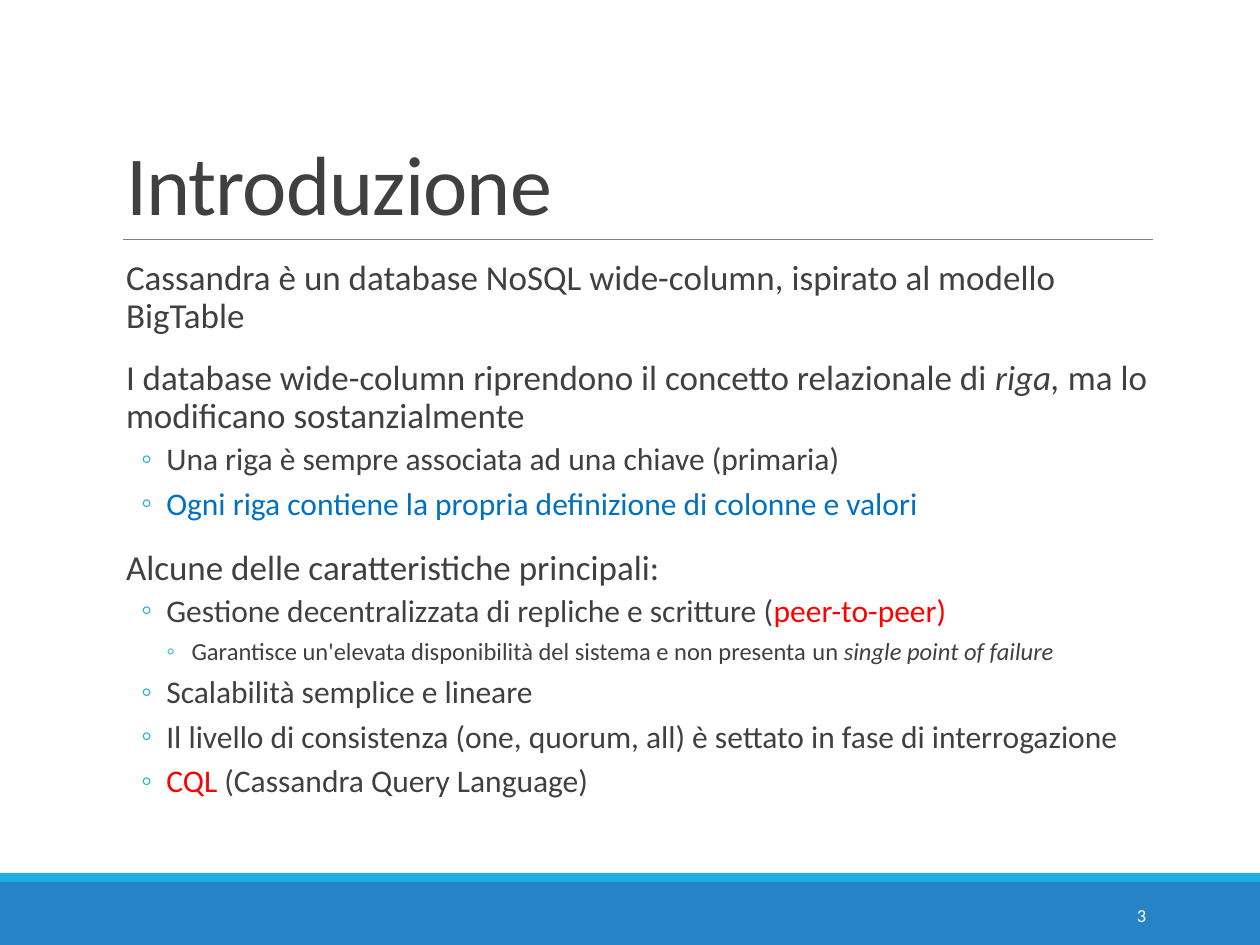
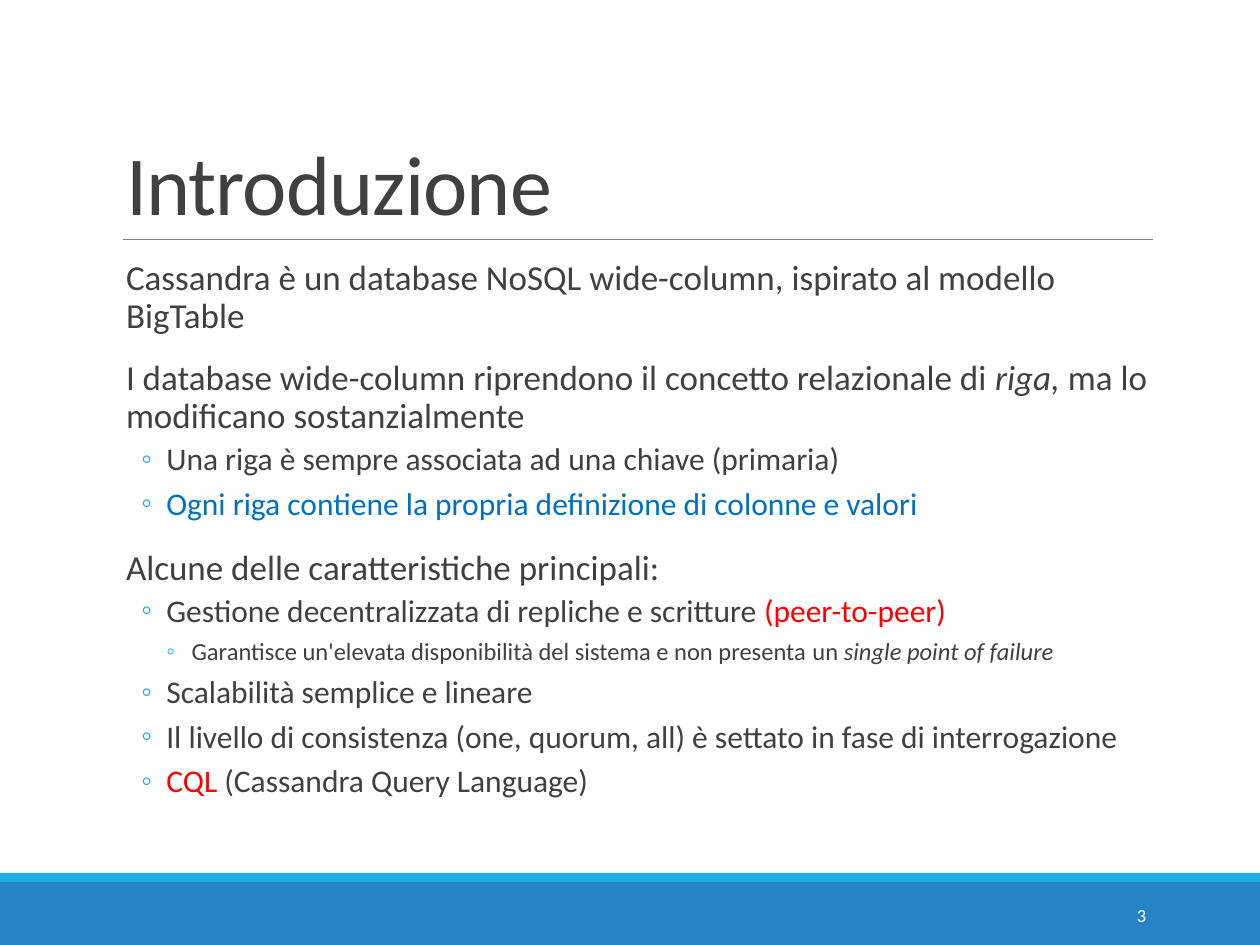
Before and after one commit to w4bo/teaching-nosql, a slide deck: slide 3 of slides/02 - E2 - Cassandra Intro.pptx. Drawn at 1260x945 pixels with LibreOffice and Linux fonts; fonts in the diff are those of the drawing. Boxes give left, top, right and bottom in pixels: in the first picture for what was removed or moved away, otherwise in the second. Text is boxed around its words. In the diff, an @@ line names an element or a change of style, - is before the commit and + after.

Commit message:
update slides

```diff
--- a/slides/02 - E2 - Cassandra Intro.pptx
+++ b/slides/02 - E2 - Cassandra Intro.pptx
@@ text at (166, 599, 946, 627): text colour #404040 to #FF0000 in "(peer-to-peer)" @@
```
